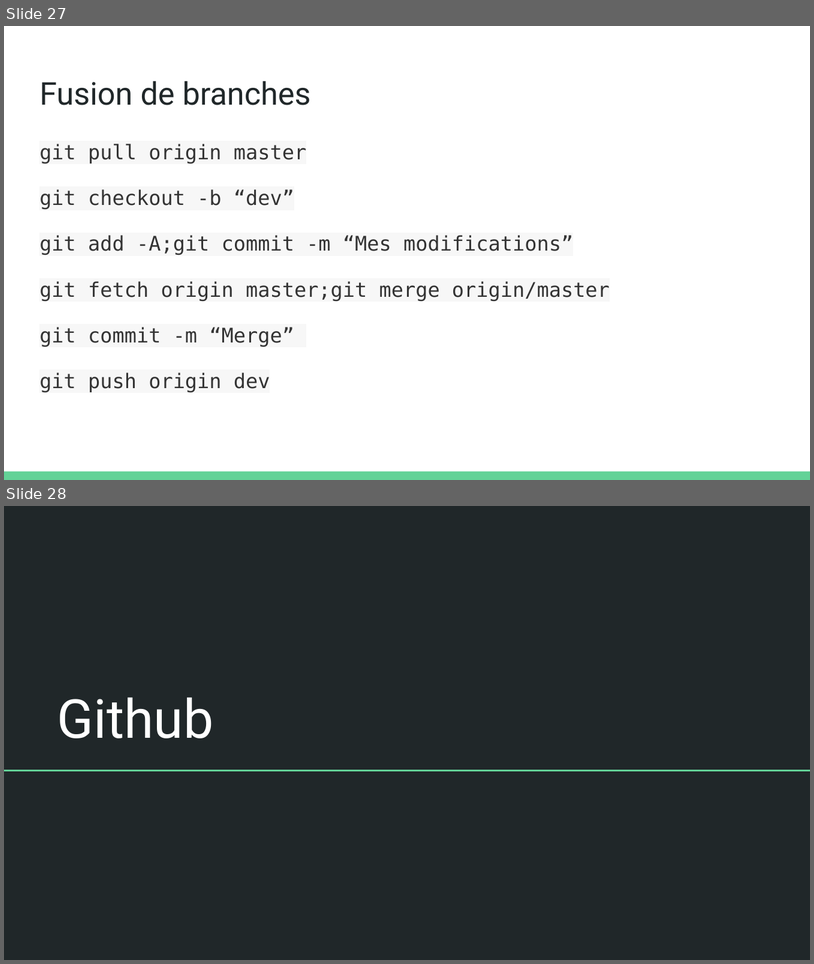
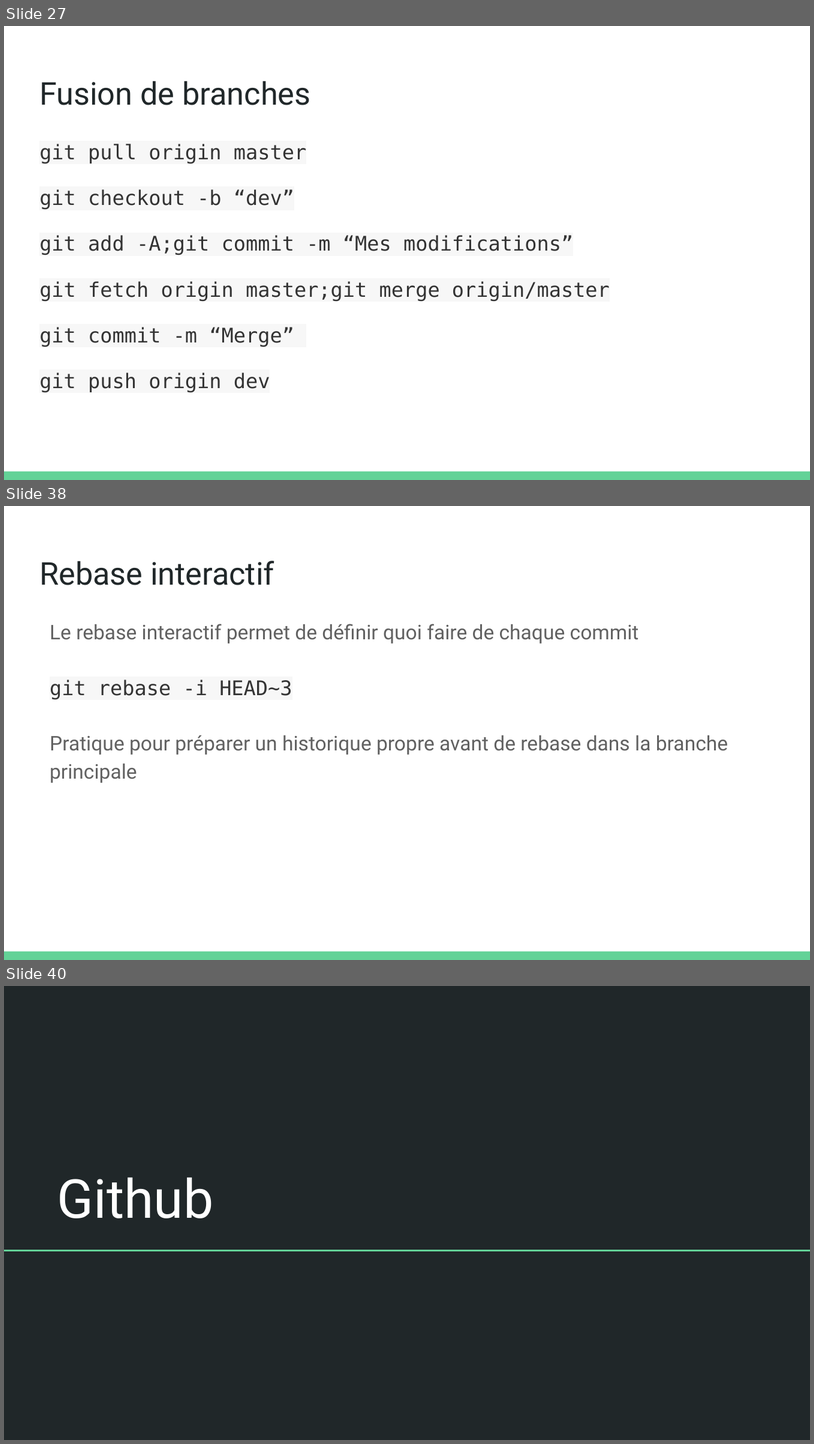
Before and after one commit to olivier-pitton/dant, a slide deck: git/Cours Git.pptx. Shown one above the other, each under a label of ours: slides 27 and 28 before the commit, slides 27, 38 and 40 after it; the slides between them are not shown. The pictures are 814x964 and 814x1444 pixels, drawn with LibreOffice and Linux fonts; fonts in the diff are those of the drawing. Boxes give left, top, right and bottom in pixels: in the first picture for what was removed or moved away, otherwise in the second. Text is boxed around its words. In the diff, an @@ line names an element or a change of style, - is before the commit and + after.

```diff
--- a/git/Cours Git.pptx
+++ b/git/Cours Git.pptx
@@ slide 38 added at (4,506,810,960), background #FFFFFF; not listed: 1 template element that a slide beside it also shows @@
@@ title added at (39,561,275,585), 28 pt, text #202729 @@
+Rebase interactif
@@ text added at (50,624,728,783), 18 pt, text #616161 @@
+Le rebase interactif permet de définir quoi faire de chaque commit
+git rebase -i HEAD~3
+Pratique pour préparer un historique propre avant de rebase dans la branche principale
@@ what was slide 28 is now slide 40 @@
```
Also in this commit, not shown: 11 other slides added, 2 other files.
